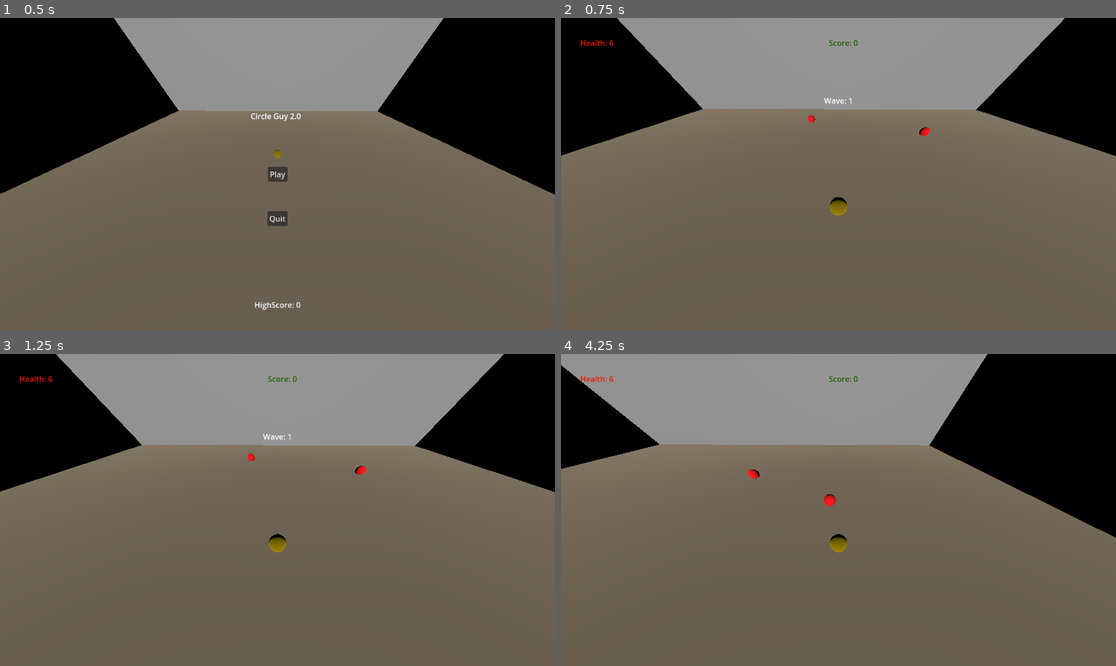
Above: before the commit, frames 1-4 (two rows, left to right).
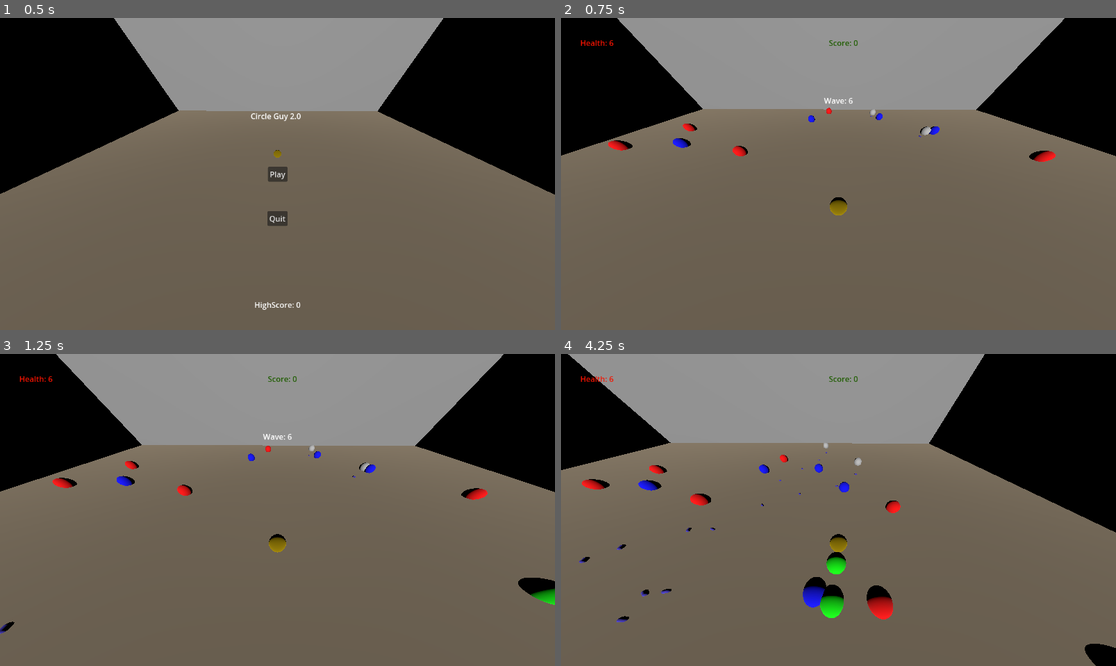
Above: after the commit, the same moments.

Repository: Jontruiz1/CircleGuy2.0
Game: Godot game, scene res://MainMenu/Menu.tscn
Same seed, same stepped clock (60 frames per second), same inputs: the game is played once before the commit and once after it.
Inputs (mouse positions are in pixels of both pictures, inside the frame that each line leads up to):
- Up to frame 1 (0.5 s): no input
- Up to frame 2 (0.75 s): click "Play" at 0.5 s
- Up to frame 3 (1.25 s): no input
- Up to frame 4 (4.25 s): move the mouse to (960, 494) at 1.27 s; hold D (move_right) 1.28-2.03 s; click (960, 494) at 1.42 s; move the mouse to (727, 525) at 2.02 s; hold S (move_down) 2.03-2.78 s; move the mouse to (894, 441) at 2.77 s; hold D (move_right) 2.78-3.53 s; move the mouse to (810, 572) at 3.52 s; hold W (move_up) from 3.53 s (still down); click (810, 572) at 3.67 s

Frame 1 is identical in both runs. In frame 2, 0.6% of the frame differs, in the area x 8-90%, y 25-47%; in frame 3, 1.1%; in frame 4, 4.2%, in the area x 0-100%, y 0-100%.

Commit message:
Refactoring some stuff

Diff:
--- a/Test/MainGame/Bullet.gd
+++ b/Test/MainGame/Bullet.gd
@@ -1,7 +1,7 @@
 class_name Bullet
 extends CharacterBody3D
 
-var t = Timer.new()
+var lifeTime = Timer.new()
 
 var shoot_direction = null
 var speed = null
@@ -27,14 +27,14 @@
 func _ready():
 	hit = $AudioStreamPlayer
 	self.look_at(target)
-	t.wait_time = 5
-	t.one_shot = true
-	t.timeout.connect(func() : queue_free())
-	get_tree().get_root().add_child(t)
-	t.start()
+	lifeTime.wait_time = 7
+	lifeTime.one_shot = true
+	lifeTime.timeout.connect(func() : queue_free())
+	get_tree().get_root().add_child(lifeTime)
+	lifeTime.start()
 
 func parse_collision(collider):
-	if(collider == null): return
+	if(collider == null): return ""
 	var collideName = collider.name
 	collideName = collideName.replace("@", "").rstrip("0123456789")
 	return collideName
@@ -67,6 +67,7 @@
 	self.position = Vector3(self.position.x + (delta * shoot_direction.x) * speed , self.position.y + (delta*shoot_direction.y) * speed, self.position.z + (delta * shoot_direction.z) * speed)
 
 func _physics_process(delta):
+	if(origin == null): queue_free()
 	process_move(delta)
 	process_collision()
 	move_and_slide()
--- a/Test/MainGame/Enemy.gd
+++ b/Test/MainGame/Enemy.gd
@@ -44,6 +44,9 @@
 	add_child(shoot_cooldown)
 
 func _ready():
+	set_collision_layer(3)
+	set_collision_mask(1)
+
 	node = get_node("Sprite3D")
 	hit = get_node("EnemyHit")
 	bulletObj = preload("res://MainGame/Bullet.tscn")
@@ -57,8 +60,8 @@
 		# place the bullet at the correct starting position
 		var tempFix = (Vector2(target.position.x - self.position.x, target.position.z - self.position.z)).normalized()
 		bullet.init(self, self.position, tempFix, 3, damage)
+		bullet.set_collision_layer(2)
 		bullet.set_collision_mask(1)
-		bullet.set_collision_layer(2)
 
 		get_tree().get_root().add_child(bullet)
 
--- a/Test/MainGame/Main.gd
+++ b/Test/MainGame/Main.gd
@@ -16,7 +16,7 @@
 var game_music = ["res://MainGame/Music/Track1-InGame.mp3"]
 
 var powerUps = []
-var wave = 1
+var wave = 6
 var enemyCount = 0
 var pause_menu = null
 var player = null
@@ -50,6 +50,7 @@
 		var enemy = enemyObj.instantiate()
 		enemy.position = Vector3(enemy_x, .6, enemy_z)
 		enemy.init(enemyTypes[enemyColor][0], enemyTypes[enemyColor][1], enemyTypes[enemyColor][2], enemyTypes[enemyColor][3], enemyTypes[enemyColor][4], enemyColor, player)
+		enemy.set_collision_layer(2)
 		add_child(enemy)
 		enemyCount += 1
 
--- a/Test/MainGame/Player.gd
+++ b/Test/MainGame/Player.gd
@@ -2,7 +2,7 @@
 extends CharacterBody3D
 
 
-var speed = 6
+var speed = 5.5
 var bullet_speed = 5
 var shoot_cooldown = Timer.new()
 var iFrame = Timer.new()
@@ -21,6 +21,10 @@
 var gravity = ProjectSettings.get_setting("physics/3d/default_gravity")
 
 func _ready():
+	# player on layer 1, look for collisions on layer 3
+	set_collision_layer(1)
+	set_collision_mask(3)
+
 	bulletObj = preload("res://MainGame/Bullet.tscn")
 
 	shotSound = get_node("ShootNoise")
@@ -47,13 +51,13 @@
 	if shoot_input and shoot_cooldown.is_stopped():
 		# load and instantiate the bullet
 		var bullet = bulletObj.instantiate()
-		bullet.set_collision_mask(1)
-		bullet.set_collision_layer(2)
 		shotSound.play()
 
 		#initialize bullet, add to tree, start shoot cooldown
 		bullet.init(self ,self.position, shoot_input, bullet_speed, damage)
 
+		bullet.set_collision_layer(2)
+		bullet.set_collision_mask(3)
 		get_tree().get_root().add_child(bullet)
 		shoot_cooldown.start()
 
Not shown, changed: .gitignore
Not shown, added: Test/android/.build_version
Not shown, added: Test/android/build/gradle/wrapper/gradle-wrapper.jar
Not shown, added: Test/android/build/libs/debug/godot-lib.template_debug.aar
Not shown, added: Test/android/build/libs/release/godot-lib.template_release.aar
Not shown, added: Test/android/build/res/drawable-nodpi/splash.png
Not shown, added: Test/android/build/res/drawable-nodpi/splash_bg_color.png
